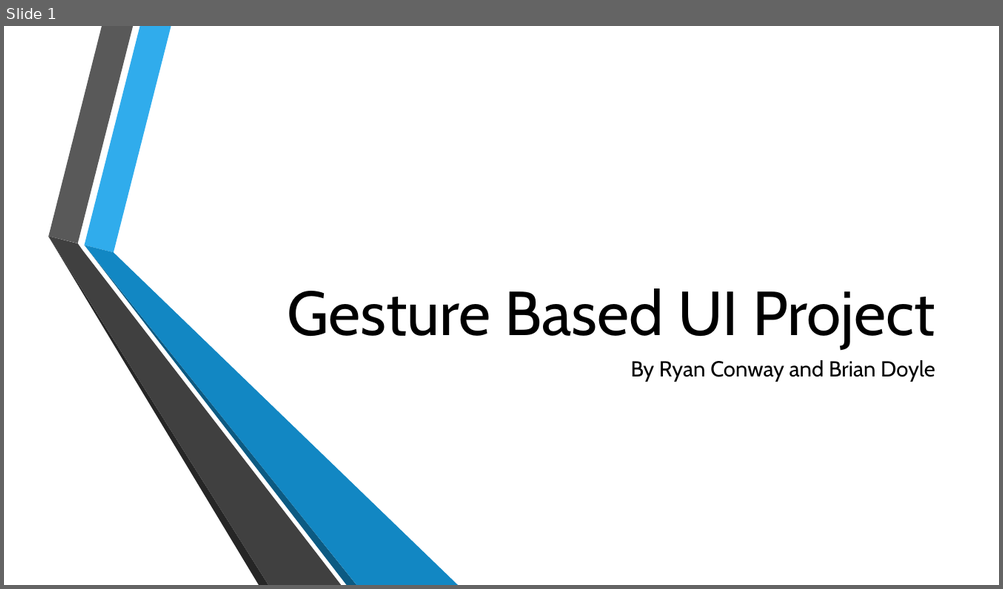
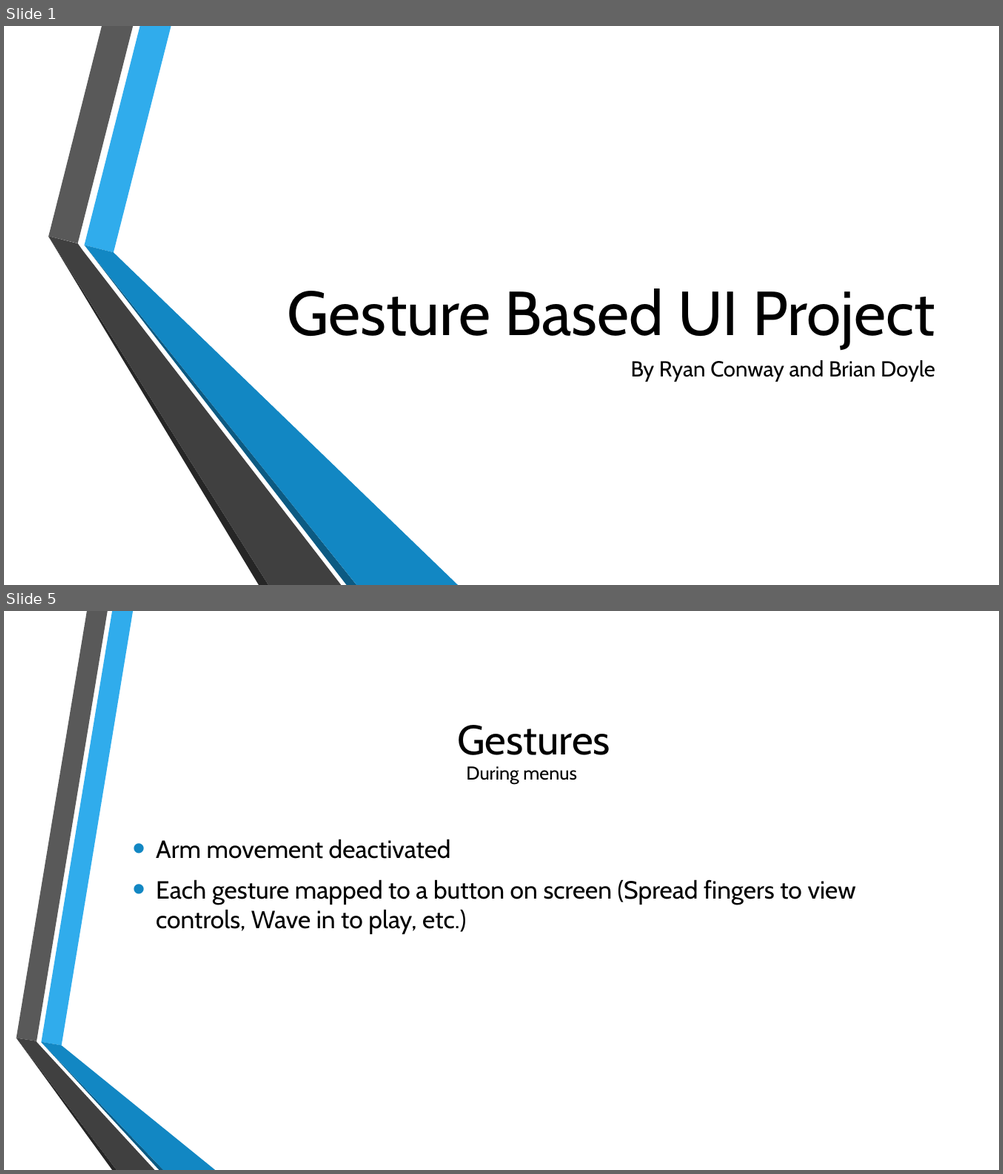
Before and after one commit to BrianD147/Gesture-Based-UI-Development-Project, a slide deck: Gesture Based UI Project.pptx. Shown one above the other, each under a label of ours: slide 1 before the commit, slides 1 and 5 after it; the slides between them are not shown. The pictures are 1003x589 and 1003x1174 pixels, drawn with LibreOffice and Linux fonts; fonts in the diff are those of the drawing; background and template pictures are left out. Boxes give left, top, right and bottom in pixels: in the first picture for what was removed or moved away, otherwise in the second. Text is boxed around its words. In the diff, an @@ line names an element or a change of style, - is before the commit and + after.

```diff
--- a/Gesture Based UI Project.pptx
+++ b/Gesture Based UI Project.pptx
@@ slide 5 added at [4, 611, 999, 1170], background picture (left out) @@
@@ title added at [458, 725, 610, 755], 40 pt, text #000000 @@
+Gestures
@@ text added at [466, 766, 577, 784], 18 pt, text #000000 @@
+During menus
@@ text added at [156, 839, 856, 934], 24 pt, text #000000 @@
+• Arm movement deactivated
+• Each gesture mapped to a button on screen (Spread fingers to view controls, Wave in to play, etc.)
@@ group added at [16, 611, 215, 1170]: 6 freeform shapes @@
```
Also in this commit, not shown: 1 slide changed, 3 other slides added, 8 slides removed, 3 other files.
